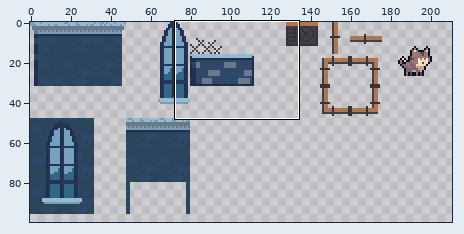
Pixel-art file: GameOff-2024/TIlemapsAtlas.aseprite. The picture above shows the old version from afar; the outline marks the close-up.
Close-up. First the earlier version:
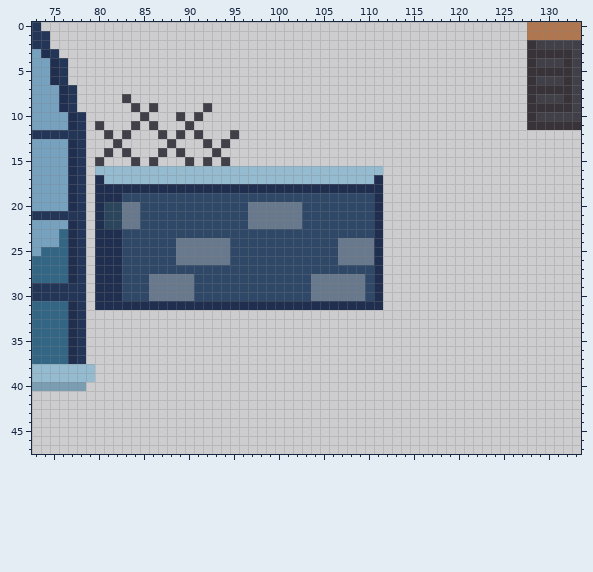
256x256 pixels, 1 frame. Shown: x 73..133, y 0..47. The wide view leaves out empty margins. The commit also changed other parts of the picture, which this record leaves out.
Once edited:
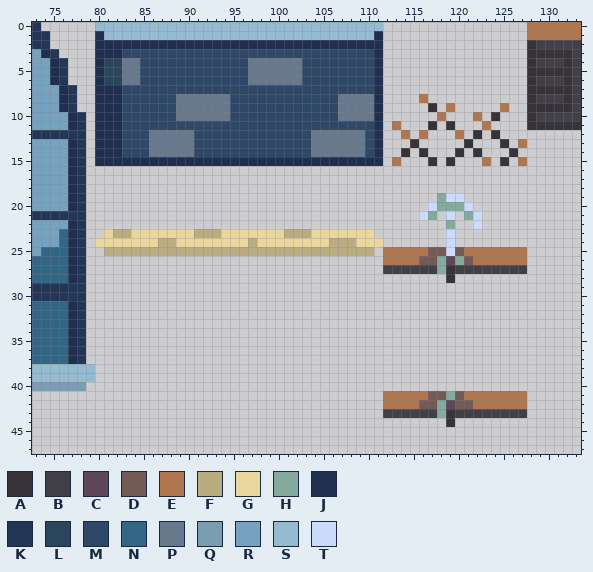
Palette (. is transparent): A #383339  B #414048  C #5c4657  D #735a55  E #b0764f  F #baac81  G #e9d79d  H #83aa9c  J #202f4f  K #243657  L #2a455c  M #2f4867  N #336584  P #68798d  Q #7a9db1  R #76a1bf  S #94bbd0  T #cbdbfc
Diff:
--- layer "Layer 1"
@@ x 73..133 @@
- 0 K......................................................EEEEEE
- 1 KK.....................................................EEEEEE
- 2 KK.....................................................ABBBBB
- 3 RJK....................................................AAAAAB
- 4 RRJK...................................................ABBBAB
- 5 RRJK...................................................AAAAAB
- 6 RRJK...................................................ABBBAB
- 7 RRRJK..................................................AAAAAB
- 8 RRRJK.....B............................................ABBBAB
- 9 RRRJK......B.B.....B...................................AAAAAB
-10 RRRRJK......B...B.B....................................ABBBBB
-11 RRRRJK.B...B.B...B.....................................AAAAAA
-12 KKKKKK..B.B...B.B.B...B......................................
-13 RRRRJK...B.....B...B.B.......................................
-14 RRRRJK..B.B...B.B...B........................................
-15 RRRRJK.B...B.B...B.B.B.......................................
-16 RRRRJK.SSSSSSSSSSSSSSSSSSSSSSSSSSSSSSSS......................
-17 RRRRJK.JSSSSSSSSSSSSSSSSSSSSSSSSSSSSSSJ......................
-18 RRRRJK.JJJJJJJJJJJJJJJJJJJJJJJJJJJJJJJJ......................
-19 RRRRJK.JJJMMMMMMMMMMMMMMMMMMMMMMMMMMMMJ......................
-20 RRRRJK.JLLPPMMMMMMMMMMMMPPPPPPMMMMMMMMJ......................
-21 KKKKKK.JLLPPMMMMMMMMMMMMPPPPPPMMMMMMMMJ......................
-22 RRRRJK.JLLPPMMMMMMMMMMMMPPPPPPMMMMMMMMJ......................
-23 RRRNJK.JJJMMMMMMMMMMMMMMMMMMMMMMMMMMMMJ......................
-24 RRRNJK.JJJMMMMMMPPPPPPMMMMMMMMMMMMPPPPJ......................
-25 RNNNJK.JJJMMMMMMPPPPPPMMMMMMMMMMMMPPPPJ......................
-26 NNNNJK.JJJMMMMMMPPPPPPMMMMMMMMMMMMPPPPJ......................
-27 NNNNJK.JJJMMMMMMMMMMMMMMMMMMMMMMMMMMMMJ......................
-28 NNNNJK.JJJMMMPPPPPMMMMMMMMMMMMMPPPPPPMJ......................
-29 KKKKKK.JJJMMMPPPPPMMMMMMMMMMMMMPPPPPPMJ......................
-30 KKKKKK.JJJMMMPPPPPMMMMMMMMMMMMMPPPPPPMJ......................
-31 NNNNJK.JJJJJJJJJJJJJJJJJJJJJJJJJJJJJJJJ......................
+ 0 K......SSSSSSSSSSSSSSSSSSSSSSSSSSSSSSSS................EEEEEE
+ 1 KK.....JSSSSSSSSSSSSSSSSSSSSSSSSSSSSSSJ................EEEEEE
+ 2 KK.....JJJJJJJJJJJJJJJJJJJJJJJJJJJJJJJJ................ABBBBB
+ 3 RJK....JJJMMMMMMMMMMMMMMMMMMMMMMMMMMMMJ................AAAAAB
+ 4 RRJK...JLLPPMMMMMMMMMMMMPPPPPPMMMMMMMMJ................ABBBAB
+ 5 RRJK...JLLPPMMMMMMMMMMMMPPPPPPMMMMMMMMJ................AAAAAB
+ 6 RRJK...JLLPPMMMMMMMMMMMMPPPPPPMMMMMMMMJ................ABBBAB
+ 7 RRRJK..JJJMMMMMMMMMMMMMMMMMMMMMMMMMMMMJ................AAAAAB
+ 8 RRRJK..JJJMMMMMMPPPPPPMMMMMMMMMMMMPPPPJ....E...........ABBBAB
+ 9 RRRJK..JJJMMMMMMPPPPPPMMMMMMMMMMMMPPPPJ.....A.E.....E..AAAAAB
+10 RRRRJK.JJJMMMMMMPPPPPPMMMMMMMMMMMMPPPPJ......E...E.A...ABBBBB
+11 RRRRJK.JJJMMMMMMMMMMMMMMMMMMMMMMMMMMMMJ.E...A.A...E....AAAAAA
+12 KKKKKK.JJJMMMPPPPPMMMMMMMMMMMMMPPPPPPMJ..E.E...E.A.A.........
+13 RRRRJK.JJJMMMPPPPPMMMMMMMMMMMMMPPPPPPMJ...A.....A...A.E......
+14 RRRRJK.JJJMMMPPPPPMMMMMMMMMMMMMPPPPPPMJ..A.A...A.A...A.......
+15 RRRRJK.JJJJJJJJJJJJJJJJJJJJJJJJJJJJJJJJ.E...A.A...E.A.E......
+16 RRRRJK.......................................................
+17 RRRRJK.......................................................
+18 RRRRJK.......................................................
+19 RRRRJK.......................................HTT.............
+20 RRRRJK......................................THHHT............
+21 KKKKKK.....................................TH.T.HT...........
+22 RRRRJK........................................H..T...........
+23 RRRNJK..GFFGGGGGGGFFFGGGGGGGFFFGGGGGGG........T..............
+24 RRRNJK.GGGGGGGFFGGGGGGGGFGGGGGGGGFFFGGG.......T..............
+25 RNNNJK..FFFFFFFFFFFFFFFFFFFFFFFFFFFFFF.EEEEEDDTDEEEEEEE......
+26 NNNNJK.................................EEEEDDHCHDEEEEEE......
+27 NNNNJK.................................BBBBBBHABBBBBBBB......
+28 NNNNJK........................................A..............
+29 KKKKKK.......................................................
+30 KKKKKK.......................................................
+31 NNNNJK.......................................................
 32 NNNNJK.......................................................
@@ x 110..129 @@
 40 ....................
-41 ....................
-42 ....................
-43 ....................
-44 ....................
+41 ..EEEEEDDHDEEEEEEE..
+42 ..EEEEDDHCDDEEEEEE..
+43 ..BBBBBBHABBBBBBBB..
+44 .........A..........
 45 ....................
Boxes around the changes in both close-ups, in picture pixels (x1, y1, x2, y2):
changed: (95, 22, 527, 310)
added: (383, 391, 527, 427)
